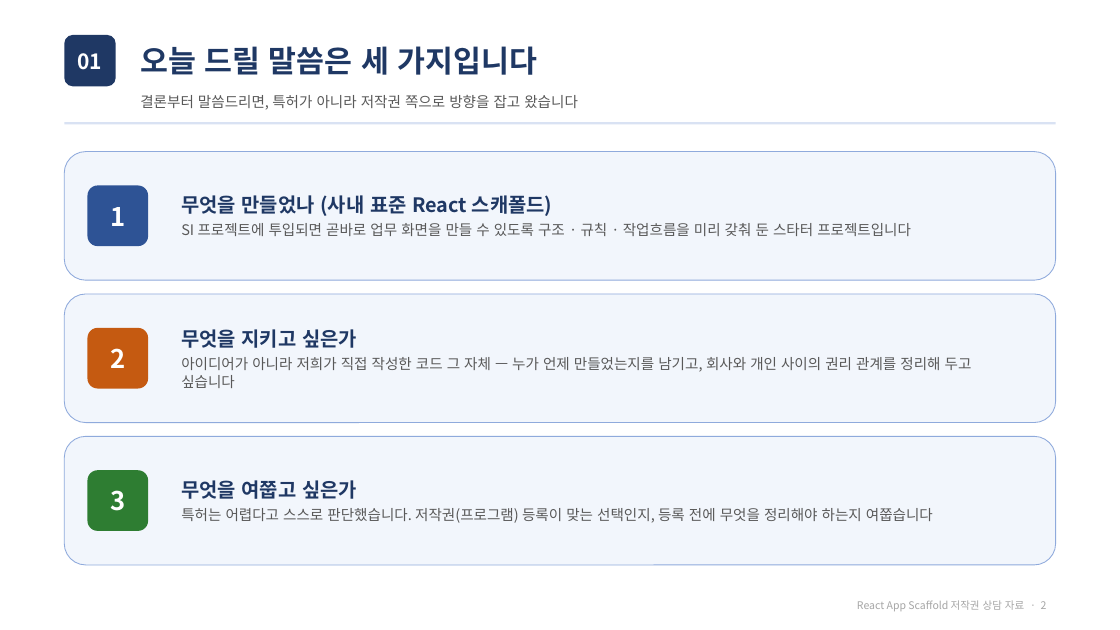
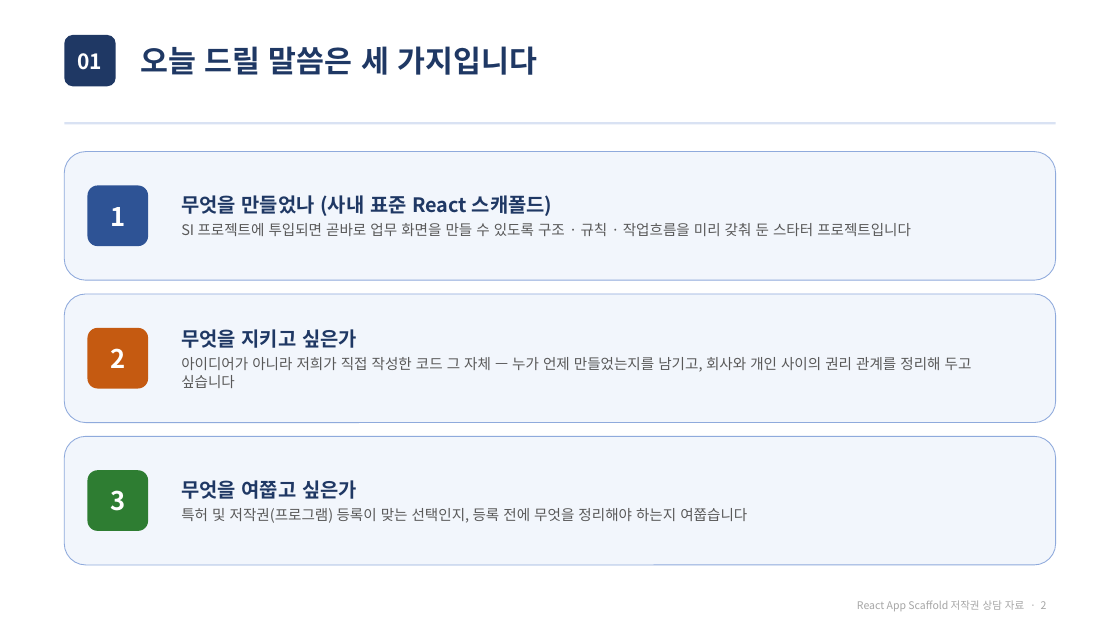
Before and after one commit to nic-company-single-react/react-app-scaffold, a slide deck: slide 2 of plan/React-App-Scaffold-저작권등록-상담자료.pptx. Drawn at 1120x630 pixels with LibreOffice and Linux fonts; fonts in the diff are those of the drawing. Boxes give left, top, right and bottom in pixels: in the first picture for what was removed or moved away, otherwise in the second. Text is boxed around its words. In the diff, an @@ line names an element or a change of style, - is before the commit and + after.

```diff
--- a/plan/React-App-Scaffold-저작권등록-상담자료.pptx
+++ b/plan/React-App-Scaffold-저작권등록-상담자료.pptx
@@ text removed at [140,95,578,110] @@
-결론부터 말씀드리면, 특허가 아니라 저작권 쪽으로 방향을 잡고 왔습니다
@@ text in rounded rectangle at [181,508,747,523]: text changed @@
-특허는 어렵다고 스스로 판단했습니다. 저작권(프로그램) 등록이 맞는 선택인지, 등록 전에 무엇을 정리해야 하는지 여쭙습니다
+특허 및 저작권(프로그램) 등록이 맞는 선택인지, 등록 전에 무엇을 정리해야 하는지 여쭙습니다
```
Also in this commit, not shown: 1 other slide changed.
